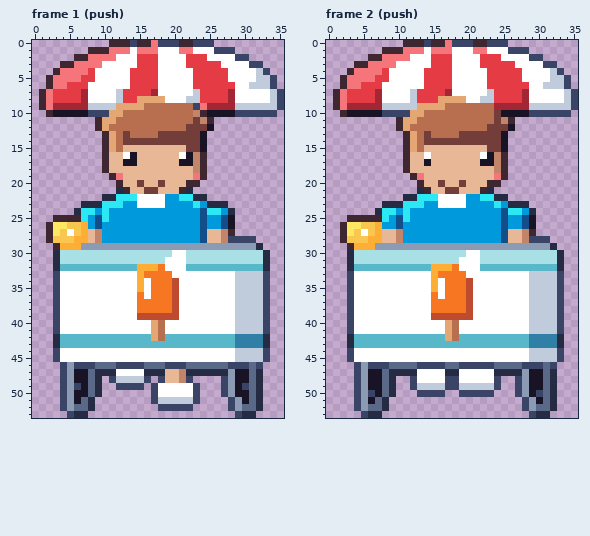
A pixel-art file gets an edit: art/hood-people/ice-cream-bike@75.aseprite. The first picture shows the starting point.
36x54 pixels, 8 frames. Shown: frame 1 (push), frame 2 (push). The commit also changed other frames, which this record leaves out.
The result:
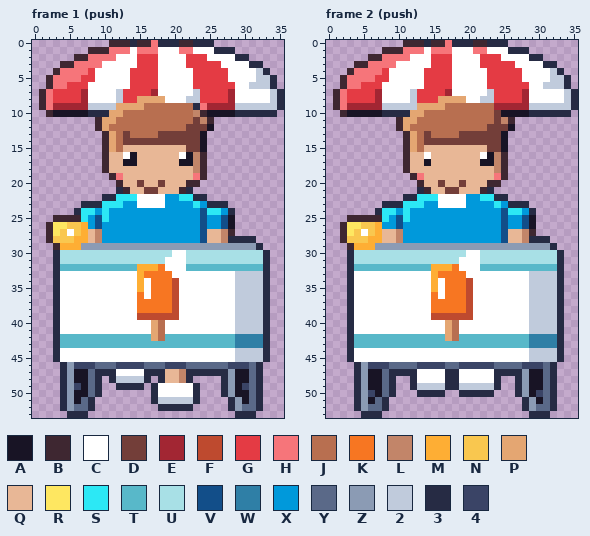
Palette (. is transparent): A #181425  B #3e2731  C #ffffff  D #733e39  E #a22633  F #be4a2f  G #e43b44  H #f6757a  J #b86f50  K #f77622  L #c28569  M #feae34  N #f9c74f  P #e4a672  Q #e8b796  R #fee761  S #2ce8f5  T #58b8c9  U #a8e0e6  V #124e89  W #2f7fa6  X #0099db  Y #5a6988  Z #8b9bb4  2 #c0cbdc  3 #262b44  4 #3a4466
Changes in this commit:
--- frame 1 (push)
@@ x 0..35 @@
- 0 ...........BBB4BBH444BB444..........
- 1 ........BBBHHHCHHHCCCHHCCC444.......
- 2 ......BBHHHHCCCGGGCCCCGGGCCCC44.....
- 3 ....BBHHHHCCCCCGGGCCCCGGGGGCCCC44...
- 4 ...BHHHHGCCCCCGGGGCCCCCGGGGGCCCC24..
- 5 ..BHHHHGGCCCCCGGGGCCCCCGGGGGCCCC224.
- 6 ..BHHGGGCCCCCCGGGGCCCCCGGGGGGCC2224.
- 7 .BHGGGGECCCC2GGGGECCCCC2GGGGECCCCC24
- 8 .BHGGGGECCCC2GGPPPPCCC22GGGGECCCCC24
- 9 .BHEEEEE2222PPPPJJJJJJJ4HEEEE2222224
-10 ..BAAAAA444PPJJJJJJJJJJLBAAAA444444.
+ 0 ...........BBB3BBH333BB333..........
+ 1 ........BBBHHHCHHHCCCHHCCC333.......
+ 2 ......BBHHHHCCCGGGCCCCGGGCCCC33.....
+ 3 ....BBHHHHCCCCCGGGCCCCGGGGGCCCC33...
+ 4 ...BHHHHGCCCCCGGGGCCCCCGGGGGCCCC23..
+ 5 ..BHHHHGGCCCCCGGGGCCCCCGGGGGCCCC223.
+ 6 ..BHHGGGCCCCCCGGGGCCCCCGGGGGGCC2223.
+ 7 .BHGGGGECCCC2GGGGECCCCC2GGGGECCCCC23
+ 8 .BHGGGGECCCC2GGPPPPCCC22GGGGECCCCC23
+ 9 .BHEEEEE2222PPPPJJJJJJJ3HEEEE2222223
+10 ..BAAAAA333PPJJJJJJJJJJLBAAAA333333.
 11 .........BPPJJJJJJJJJJJDLB..........
@@ x 26..33 @@
 27 QLB.....
-28 QL4444..
+28 QL3333..
 29 ZZZZZZ3.
@@ x 0..35 @@
 32 ...3TTTTTTTTTTTMMMKCCCTTTTTTTTTTT3..
-33 ...4CCCCCCCCCCCMKKKKCCCCCCCCC22224..
-34 ...4CCCCCCCCCCCMCKKKFCCCCCCCC22224..
-35 ...4CCCCCCCCCCCMCKKKFCCCCCCCC22224..
-36 ...4CCCCCCCCCCCKCKKKFCCCCCCCC22224..
-37 ...4CCCCCCCCCCCKKKKKFCCCCCCCC22224..
-38 ...4CCCCCCCCCCCKKKKKFCCCCCCCC22224..
-39 ...4CCCCCCCCCCCFFFFFFCCCCCCCC22224..
-40 ...4CCCCCCCCCCCCCPJCCCCCCCCCC22224..
-41 ...4CCCCCCCCCCCCCPJCCCCCCCCCC22224..
+33 ...3CCCCCCCCCCCMKKKKCCCCCCCCC22223..
+34 ...3CCCCCCCCCCCMCKKKFCCCCCCCC22223..
+35 ...3CCCCCCCCCCCMCKKKFCCCCCCCC22223..
+36 ...3CCCCCCCCCCCKCKKKFCCCCCCCC22223..
+37 ...3CCCCCCCCCCCKKKKKFCCCCCCCC22223..
+38 ...3CCCCCCCCCCCKKKKKFCCCCCCCC22223..
+39 ...3CCCCCCCCCCCFFFFFFCCCCCCCC22223..
+40 ...3CCCCCCCCCCCCCPJCCCCCCCCCC22223..
+41 ...3CCCCCCCCCCCCCPJCCCCCCCCCC22223..
 42 ...3TTTTTTTTTTTTTPJTTTTTTTTTTWWWW3..
 43 ...3TTTTTTTTTTTTTTTTTTTTTTTTTWWWW3..
-44 ...4CCCCCCCCCCCCCCCCCCCCCCCCC22224..
-45 ...4CCCCCCCCCCCCCCCCCCCCCCCCC22224..
-46 ....4Z444YYY4444YYY444YYYYYY444Y4...
-47 ....4ZAAY333CCCC333QQL333333ZAAY3...
-48 ....4ZAAY3.422224.4QQL4....4ZAAY3...
-49 ....4Z4AY3..4444.4CCCCC4...4ZA4Y3...
-50 ....4ZAAY3.......4CCCCC4...4ZAAY3...
-51 ....4ZAY3........4222224....4ZAY3...
-52 ....4ZYY3.........44444.....4ZYY3...
-53 .....433.....................433....
+44 ...3CCCCCCCCCCCCCCCCCCCCCCCCC22223..
+45 ...3CCCCCCCCCCCCCCCCCCCCCCCCC22223..
+46 ....3Z444YYY4444YYY444YYYYYY444Y3...
+47 ....3ZAAY333CCCC333QQL333333ZAAY3...
+48 ....3ZAAY3.322223.3QQL3....3ZAAY3...
+49 ....3Z4AY3..3333.3CCCCC3...3ZA4Y3...
+50 ....3ZAAY3.......3CCCCC3...3ZAAY3...
+51 ....3ZAY3........3222223....3ZAY3...
+52 ....3ZYY3.........33333.....3ZYY3...
+53 .....333.....................333....
--- frame 2 (push)
@@ x 0..35 @@
- 0 ...........BBB4BBH444BB444..........
- 1 ........BBBHHHCHHHCCCHHCCC444.......
- 2 ......BBHHHHCCCGGGCCCCGGGCCCC44.....
- 3 ....BBHHHHCCCCCGGGCCCCGGGGGCCCC44...
- 4 ...BHHHHGCCCCCGGGGCCCCCGGGGGCCCC24..
- 5 ..BHHHHGGCCCCCGGGGCCCCCGGGGGCCCC224.
- 6 ..BHHGGGCCCCCCGGGGCCCCCGGGGGGCC2224.
- 7 .BHGGGGECCCC2GGGGECCCCC2GGGGECCCCC24
- 8 .BHGGGGECCCC2GGGPPPPCC22GGGGECCCCC24
- 9 .BHEEEEE22222PPPPJJJJJJJEEEEE2222224
-10 ..BAAAAA4444PPJJJJJJJJJJDAAAA444444.
+ 0 ...........BBB3BBH333BB333..........
+ 1 ........BBBHHHCHHHCCCHHCCC333.......
+ 2 ......BBHHHHCCCGGGCCCCGGGCCCC33.....
+ 3 ....BBHHHHCCCCCGGGCCCCGGGGGCCCC33...
+ 4 ...BHHHHGCCCCCGGGGCCCCCGGGGGCCCC23..
+ 5 ..BHHHHGGCCCCCGGGGCCCCCGGGGGCCCC223.
+ 6 ..BHHGGGCCCCCCGGGGCCCCCGGGGGGCC2223.
+ 7 .BHGGGGECCCC2GGGGECCCCC2GGGGECCCCC23
+ 8 .BHGGGGECCCC2GGGPPPPCC22GGGGECCCCC23
+ 9 .BHEEEEE22222PPPPJJJJJJJEEEEE2222223
+10 ..BAAAAA3333PPJJJJJJJJJJDAAAA333333.
 11 ..........BPPJJJJJJJJJJJDLB.........
@@ x 27..33 @@
 27 QLB....
-28 QL444..
+28 QL333..
 29 ZZZZZ3.
@@ x 0..35 @@
 32 ...3TTTTTTTTTTTMMMKCCCTTTTTTTTTTT3..
-33 ...4CCCCCCCCCCCMKKKKCCCCCCCCC22224..
-34 ...4CCCCCCCCCCCMCKKKFCCCCCCCC22224..
-35 ...4CCCCCCCCCCCMCKKKFCCCCCCCC22224..
-36 ...4CCCCCCCCCCCKCKKKFCCCCCCCC22224..
-37 ...4CCCCCCCCCCCKKKKKFCCCCCCCC22224..
-38 ...4CCCCCCCCCCCKKKKKFCCCCCCCC22224..
-39 ...4CCCCCCCCCCCFFFFFFCCCCCCCC22224..
-40 ...4CCCCCCCCCCCCCPJCCCCCCCCCC22224..
-41 ...4CCCCCCCCCCCCCPJCCCCCCCCCC22224..
+33 ...3CCCCCCCCCCCMKKKKCCCCCCCCC22223..
+34 ...3CCCCCCCCCCCMCKKKFCCCCCCCC22223..
+35 ...3CCCCCCCCCCCMCKKKFCCCCCCCC22223..
+36 ...3CCCCCCCCCCCKCKKKFCCCCCCCC22223..
+37 ...3CCCCCCCCCCCKKKKKFCCCCCCCC22223..
+38 ...3CCCCCCCCCCCKKKKKFCCCCCCCC22223..
+39 ...3CCCCCCCCCCCFFFFFFCCCCCCCC22223..
+40 ...3CCCCCCCCCCCCCPJCCCCCCCCCC22223..
+41 ...3CCCCCCCCCCCCCPJCCCCCCCCCC22223..
 42 ...3TTTTTTTTTTTTTPJTTTTTTTTTTWWWW3..
 43 ...3TTTTTTTTTTTTTTTTTTTTTTTTTWWWW3..
-44 ...4CCCCCCCCCCCCCCCCCCCCCCCCC22224..
-45 ...4CCCCCCCCCCCCCCCCCCCCCCCCC22224..
-46 ....4Z444YYYY4444YY44444YYYY444Y4...
-47 ....4ZAAY3333CCCC33CCCCC3333ZAAY3...
-48 ....4ZAAY3..4CCCC44CCCCC4..4ZAAY3...
-49 ....4ZAAY3..4222244222224..4ZAAY3...
-50 ....4Z4AY3...4444..44444...4ZA4Y3...
-51 ....4ZAY3...................4ZAY3...
-52 ....4ZYY3...................4ZYY3...
-53 .....433.....................433....
+44 ...3CCCCCCCCCCCCCCCCCCCCCCCCC22223..
+45 ...3CCCCCCCCCCCCCCCCCCCCCCCCC22223..
+46 ....3Z444YYYY4444YY44444YYYY444Y3...
+47 ....3ZAAY3333CCCC33CCCCC3333ZAAY3...
+48 ....3ZAAY3..3CCCC33CCCCC3..3ZAAY3...
+49 ....3ZAAY3..3222233222223..3ZAAY3...
+50 ....3Z4AY3...3333..33333...3ZA4Y3...
+51 ....3ZAY3...................3ZAY3...
+52 ....3ZYY3...................3ZYY3...
+53 .....333.....................333....
